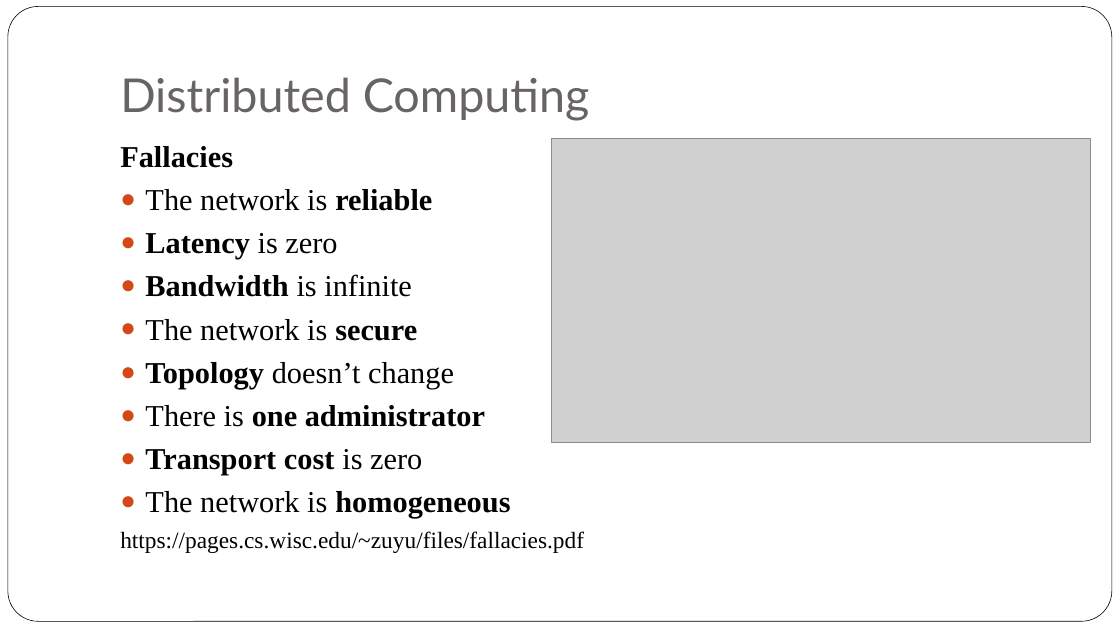
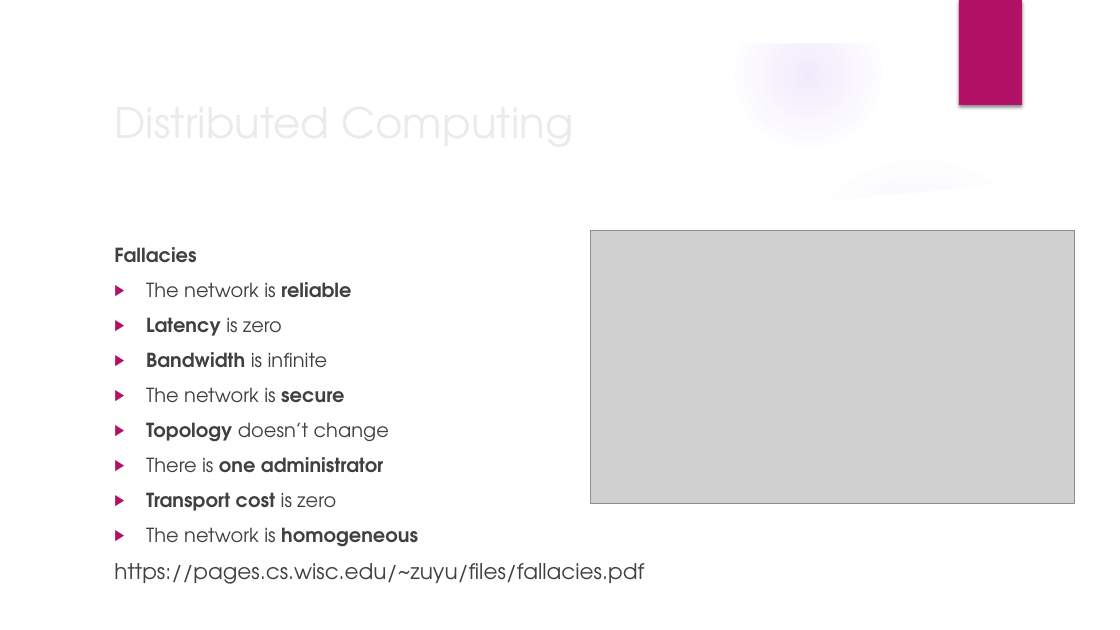
Before and after one commit to iskandersierra/DevSharp, a slide deck: slide 6 of Docs/Distributed Architecture.pptx. Drawn at 1120x630 pixels with LibreOffice and Linux fonts; fonts in the diff are those of the drawing; grey boxes stand for pictures; background and template pictures are left out. Boxes give left, top, right and bottom in pixels: in the first picture for what was removed or moved away, otherwise in the second. Text is boxed around its words. In the diff, an @@ line names an element or a change of style, - is before the commit and + after.

```diff
--- a/Docs/Distributed Architecture.pptx
+++ b/Docs/Distributed Architecture.pptx
@@ group added at <box>0,0,1120,630</box>: 5 ellipses, 3 freeform shapes @@
@@ rounded rectangle removed at <box>8,7,1112,622</box> @@
@@ rectangle added at <box>959,0,1022,105</box>, fill #B31166 @@
@@ title "Distributed Computing": place and size @@
-title "Distributed Computing" at <box>120,77,590,121</box>
+title "Distributed Computing" at <box>106,89,911,154</box>
@@ title "Distributed Computing" at <box>106,89,911,154</box>: size 40 to 36 pt, font Lato to TeX Gyre Adventor, text colour #696464 to #EBEBEB; vertical alignment bottom to middle @@
@@ text "Fallacies": place and size @@
-text "Fallacies" at <box>120,146,584,553</box>
+text "Fallacies" at <box>114,247,644,584</box>
@@ text "Fallacies" at <box>114,247,644,584</box>: size 26 to 16.6 pt in "Fallacies", "The network is reliable", "Latency is zero", "Bandwidth is infinite" and 5 more places; font Times New Roman to TeX Gyre Adventor, text colour #000000 to #404040; size 20 to 18.5 pt in "https://pages.cs.wisc.edu/~zuyu/files/fallacies.pdf"; more space between paragraphs; bullet ● to ▶; bullet colour #D34817 to #B31166 @@
@@ picture: place and size @@
-picture at <box>552,139,1091,442</box>
+picture at <box>591,231,1075,503</box>
```
Also in this commit, not shown: 21 other slides changed, 1 slide removed.
